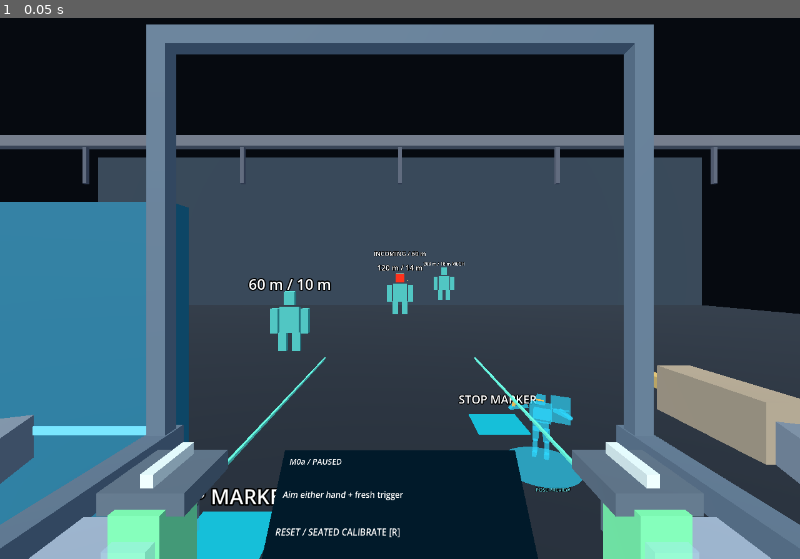
Above: before the commit, frame 1.
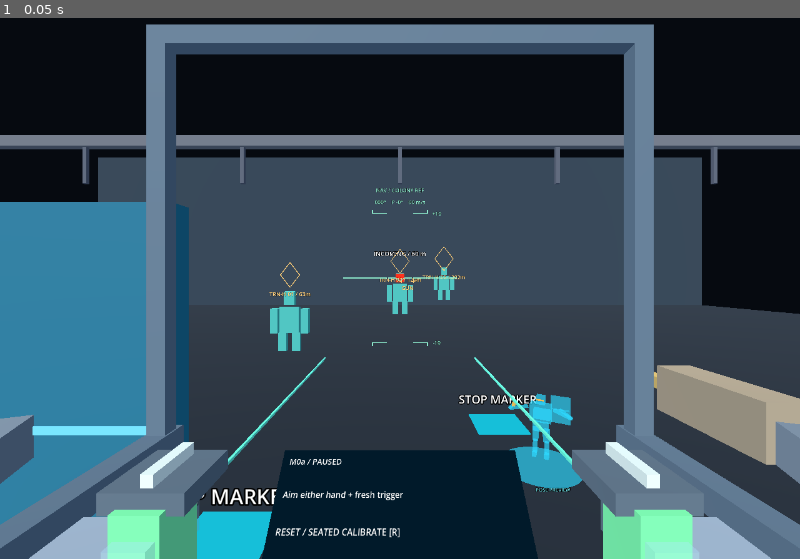
Above: after the commit, the same moment.

Repository: hiinaspace/mech-vr
Game: Godot game, scene res://main.tscn
The game is run twice, just before and just after one commit, with the same random seed, the same clock (stepped at 60 frames per second) and the same inputs.
Inputs:
- Up to frame 1 (0.05 s): no input

The runs differ from the first frame. In frame 1, 0.4% of the frame differs, in the area x 31-59%, y 31-61%.

Commit message:
Add sparse cockpit flight HUD and world-depth contact symbols
Assisted-by: Codex:gpt-6-astra

Diff:
--- /dev/null
+++ b/scripts/flight_hud.gd
@@ -0,0 +1,95 @@
+extends Node3D
+## Sparse cockpit-fixed combiner plus world-anchored contact and impact symbols.
+const INK := Color("8deacb")
+const AMBER := Color("ffce78")
+var attitude := Node3D.new()
+var readout: Label3D
+var contact_nodes: Array[Node3D] = []
+var contact_labels: Array[Label3D] = []
+var gun := Node3D.new()
+
+func stroke(parent: Node3D, a: Vector3, b: Vector3, color: Color = INK, width: float = .008) -> void:
+	var n := MeshInstance3D.new()
+	var mesh := BoxMesh.new()
+	mesh.size = Vector3(width,width,a.distance_to(b))
+	n.mesh = mesh
+	var mat := StandardMaterial3D.new()
+	mat.shading_mode = BaseMaterial3D.SHADING_MODE_UNSHADED
+	mat.albedo_color = color
+	mat.no_depth_test = true
+	n.material_override = mat
+	n.cast_shadow = GeometryInstance3D.SHADOW_CASTING_SETTING_OFF
+	parent.add_child(n)
+	n.position = (a+b)*.5
+	n.look_at_from_position(n.position,n.position+(b-a),Vector3.UP if absf((b-a).normalized().y)<.99 else Vector3.RIGHT)
+
+func caption(parent: Node3D, value: String, pos: Vector3, color: Color = INK) -> Label3D:
+	var label := Label3D.new()
+	label.text = value
+	label.font_size = 32
+	label.pixel_size = .0018
+	label.modulate = color
+	label.outline_size = 3
+	label.no_depth_test = true
+	parent.add_child(label)
+	label.position = pos
+	return label
+
+func setup(contacts: Array[Dictionary]) -> void:
+	add_child(attitude)
+	# Reference sphere is centered on the calibrated cockpit, not the HMD.
+	for degrees in [-30,-20,-10,0,10,20,30]:
+		var y := 4.0*tan(deg_to_rad(float(degrees)))
+		var extent := .62 if degrees == 0 else .30
+		for side in [-1,1]:
+			stroke(attitude,Vector3(side*.14,y,-4),Vector3(side*extent,y,-4))
+			if degrees != 0:
+				stroke(attitude,Vector3(side*extent,y,-4),Vector3(side*extent,y+(.035 if degrees>0 else -.035),-4))
+		if degrees != 0: caption(attitude,"%+d" % degrees,Vector3(.40,y,-4))
+	stroke(self,Vector3(-.13,0,-4),Vector3(-.045,0,-4))
+	stroke(self,Vector3(.045,0,-4),Vector3(.13,0,-4))
+	stroke(self,Vector3(-.045,0,-4),Vector3(0,-.035,-4))
+	stroke(self,Vector3(0,-.035,-4),Vector3(.045,0,-4))
+	readout = caption(self,"",Vector3(0,.83,-4))
+	caption(self,"NAV / COLONY REF",Vector3(0,.96,-4))
+	for contact in contacts:
+		var node := Node3D.new()
+		add_child(node)
+		node.top_level = true
+		contact_nodes.append(node)
+		# Diamonds identify training hostiles; no targeting lock or aim assistance.
+		var points := [Vector3(0,.13,0),Vector3(.10,0,0),Vector3(0,-.13,0),Vector3(-.10,0,0),Vector3(0,.13,0)]
+		for i in range(4): stroke(node,points[i],points[i+1],AMBER,.006)
+		contact_labels.append(caption(node,"",Vector3(0,-.20,0),AMBER))
+	add_child(gun)
+	gun.top_level = true
+	for side in [-1,1]:
+		stroke(gun,Vector3(side*.065,-.025,0),Vector3(side*.065,.025,0),AMBER,.005)
+		stroke(gun,Vector3(side*.065,0,0),Vector3(side*.105,0,0),AMBER,.005)
+	stroke(gun,Vector3(0,-.015,0),Vector3(0,.015,0),AMBER,.004)
+	caption(gun,"GUN",Vector3(0,-.075,0),AMBER)
+
+func update_hud(cockpit: Transform3D, eye: Transform3D, contacts: Array[Dictionary], impact: Vector3, speed: float) -> void:
+	var forward := -cockpit.basis.z
+	var pitch := asin(clampf(forward.y,-1,1))
+	var heading := fposmod(rad_to_deg(atan2(-forward.x,-forward.z)),360.0)
+	# World-level ladder in the cockpit's heading plane; looking around does not steer it.
+	attitude.basis = cockpit.basis.inverse()*Basis(Vector3.UP,deg_to_rad(heading))
+	for mark in attitude.get_children():
+		var local: Vector3 = attitude.basis*mark.position
+		mark.visible = local.z < -.1 and absf(local.y) < .78
+	readout.text = "%03d°    P %+.0f°    %02.0f m/s" % [roundi(heading)%360,rad_to_deg(pitch),speed]
+	for i in range(contact_nodes.size()):
+		var location: Vector3 = contacts[i].hud_position
+		place_symbol(contact_nodes[i],location,eye)
+		contact_labels[i].text = "TRN-H %02d / %.0fm" % [i+1,eye.origin.distance_to(location)]
+	place_symbol(gun,impact,eye)
+
+func place_symbol(node: Node3D, location: Vector3, eye: Transform3D) -> void:
+	var offset := location-eye.origin
+	node.visible = offset.dot(-eye.basis.z) > .1
+	if not node.visible: return
+	node.global_position = location
+	node.global_basis = eye.basis
+	# Constant angular size while retaining true binocular target depth.
+	node.scale = Vector3.ONE*maxf(offset.length()/4.0,.05)
--- a/scripts/main.gd
+++ b/scripts/main.gd
@@ -21,6 +21,7 @@
 var pointers: Array[MeshInstance3D] = []
 var reticle: MeshInstance3D
 var pose_geometry: Array[Node3D] = []
+var flight_hud = preload("res://scripts/flight_hud.gd").new()
 var hologram = preload("res://scripts/pose_hologram.gd").new()
 var paused := true
 var cooldown := 0.0
@@ -74,6 +75,8 @@
 	adapter.mark_requested.connect(_mark)
 	_build_cockpit()
 	_build_panel()
+	body.add_child(flight_hud)
+	flight_hud.setup(world.targets)
 	body.add_child(hologram)
 	hologram.setup(body,pose_geometry)
 	handles.enabled = bool(settings.get_value("experiment","grip_controls",true))
@@ -227,7 +230,8 @@
 			cooldown = .15
 			log_event("fire", {"muzzle": str(muzzle)})
 	reticle.global_position = world.aim_point(muzzle,shield)
-	reticle.scale = Vector3.ONE * maxf(1.0,muzzle.origin.distance_to(reticle.global_position)*.015)
+	reticle.visible = false
+	flight_hud.update_hud(body.global_transform,adapter.camera.global_transform,world.targets,reticle.global_position,model.velocity.length())
 	var counts := Vector3i(world.target_hits,world.blocks,world.hits)
 	if counts != last_counts:
 		log_event("combat_result",{"targets":counts.x,"blocks":counts.y,"torso_hits":counts.z})
--- a/scripts/range_world.gd
+++ b/scripts/range_world.gd
@@ -65,7 +65,7 @@
 		_label("STOP MARKER", marker + Vector3(0, 3, 0), 0.035)
 	reset()
 
-func _add_target(center: Vector3, height: float, caption: String) -> void:
+func _add_target(center: Vector3, height: float, _caption: String) -> void:
 	var parts: Array[Dictionary] = []
 	var color := Color(0.3, 0.75, 0.7)
 	for part in [
@@ -80,8 +80,8 @@
 		var mesh := _box(position_world, size, color)
 		_static_box(position_world, size)
 		parts.append({"transform": Transform3D(Basis.IDENTITY, position_world), "half": size * 0.5, "mesh": mesh})
-	targets.append({"parts": parts, "hits": 0, "flash": 0.0})
-	_label(caption, center + Vector3(0, height * 0.6, 0), 0.06)
+	targets.append({"hud_position": center + Vector3(0,height*.75,0), "parts": parts, "hits": 0, "flash": 0.0})
+	# Contact identity/range now lives in the 3D HUD.
 
 func tick(dt: float, body_transform: Transform3D, shield_world: Transform3D) -> void:
 	if dt <= 0:
Not shown, added: scripts/flight_hud.gd.uid
Not shown, changed: docs/m0a-headset-test.md
Not shown, changed: docs/playtest-notes.md
Not shown, changed: docs/verification.md
